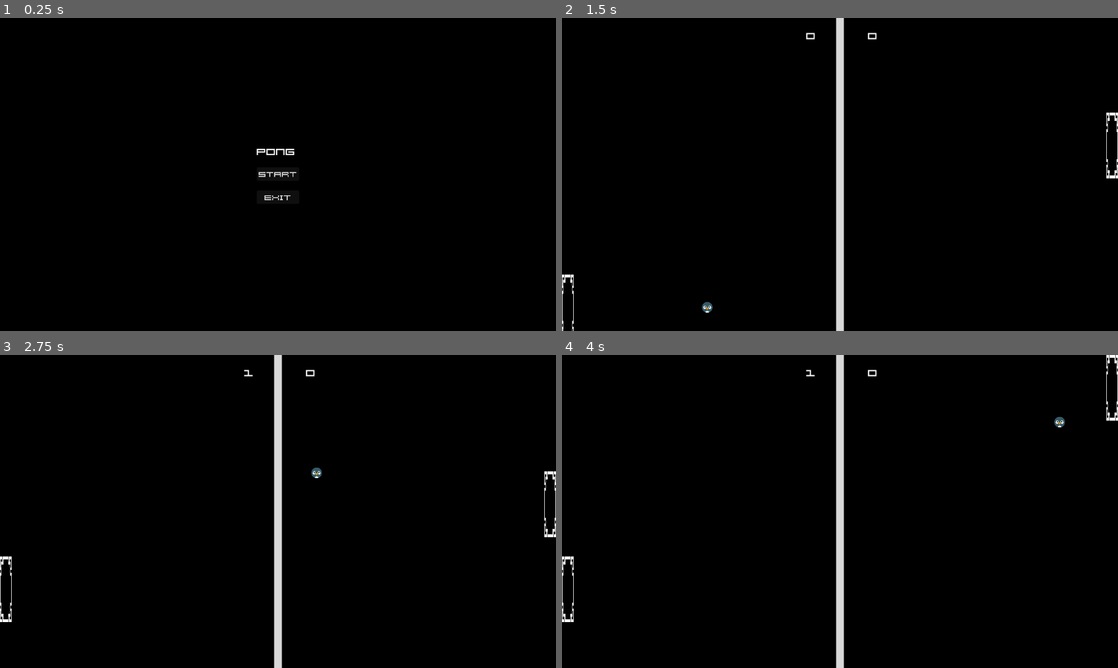
Above: before the commit, frames 1-4 (two rows, left to right).
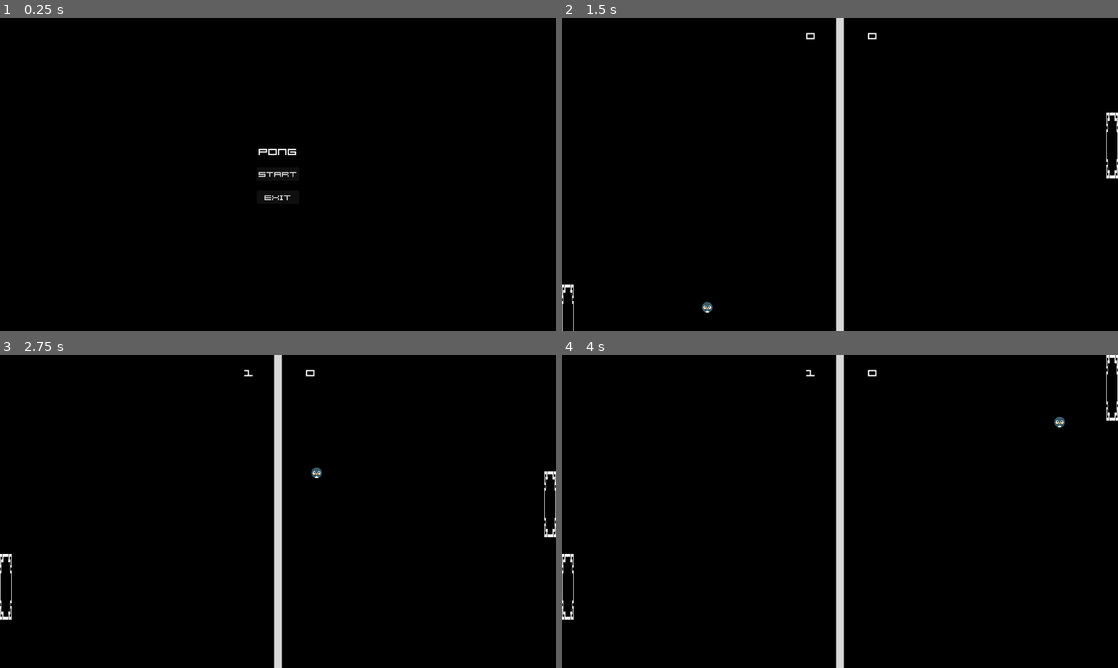
Above: after the commit, the same moments.

Repository: BliniMango/pong-1
Game: Godot game, scene res://scenes/main_menu.tscn
The game is run twice, just before and just after one commit, with the same random seed, the same clock (stepped at 60 frames per second) and the same inputs.
Inputs:
- Up to frame 1 (0.25 s): no input
- Up to frame 2 (1.5 s): click "Start" at 0.5 s; hold Up (ui_up) from 1.28 s (still down)
- Up to frame 3 (2.75 s): release Up (ui_up) at 2.03 s; hold Down (ui_down) from 2.03 s (still down)
- Up to frame 4 (4 s): release Down (ui_down) at 2.78 s; hold Up (ui_up) from 2.78 s (still down)

The runs differ from the first frame. In frame 1, less than 0.1% of the frame differs, in the area x 46-54%, y 41-44%; in frame 2, 0.1%; in frame 3, 0.1%, in the area x 0-3%, y 63-86%; in frame 4, 0.1%.
Error before the commit: Invalid access to property or key 'position' on a base object of type 'previously freed'. (res://scripts/cpu_paddle.gd:12)
Error after the commit: Invalid access to property or key 'position' on a base object of type 'previously freed'. (res://scripts/cpu_paddle.gd:13)

Commit message:
Paddle collision fix
Revamp the collision for the AI and Player paddle

Changed AI paddle to static body 2d

Diff:
--- a/scenes/cpu_paddle.tscn
+++ b/scenes/cpu_paddle.tscn
@@ -19,3 +19,13 @@
 [node name="CollisionShape2D" type="CollisionShape2D" parent="."]
 position = Vector2(12, 68)
 shape = SubResource("RectangleShape2D_qugl2")
+
+[node name="Area2D" type="Area2D" parent="."]
+collision_layer = 0
+collision_mask = 2
+
+[node name="CollisionShape2D2" type="CollisionShape2D" parent="Area2D"]
+position = Vector2(12, 68)
+shape = SubResource("RectangleShape2D_qugl2")
+
+[connection signal="body_entered" from="Area2D" to="." method="_on_area_2d_body_entered"]
--- a/scenes/main_menu.tscn
+++ b/scenes/main_menu.tscn
@@ -39,6 +39,8 @@
 theme_override_fonts/font = ExtResource("1_6j5m7")
 theme_override_font_sizes/font_size = 20
 text = "Pong"
+horizontal_alignment = 1
+vertical_alignment = 1
 
 [node name="Start" type="Button" parent="VBoxContainer"]
 layout_mode = 2
--- a/scenes/player_paddle.tscn
+++ b/scenes/player_paddle.tscn
@@ -6,7 +6,7 @@
 [sub_resource type="RectangleShape2D" id="RectangleShape2D_qugl2"]
 size = Vector2(24, 136)
 
-[node name="PlayerPaddle" type="StaticBody2D"]
+[node name="PlayerPaddle" type="CharacterBody2D"]
 script = ExtResource("1_pesku")
 
 [node name="Sprite2D" type="Sprite2D" parent="."]
@@ -14,6 +14,16 @@
 scale = Vector2(0.5, 2.83333)
 texture = ExtResource("2_gxqrf")
 
-[node name="CollisionShape2D" type="CollisionShape2D" parent="."]
+[node name="CollisionShape2D2" type="CollisionShape2D" parent="."]
 position = Vector2(12, 68)
 shape = SubResource("RectangleShape2D_qugl2")
+
+[node name="Area2D" type="Area2D" parent="."]
+collision_layer = 0
+collision_mask = 2
+
+[node name="CollisionShape2D" type="CollisionShape2D" parent="Area2D"]
+position = Vector2(12, 68)
+shape = SubResource("RectangleShape2D_qugl2")
+
+[connection signal="body_entered" from="Area2D" to="." method="_on_area_2d_body_entered"]
--- a/scripts/cpu_paddle.gd
+++ b/scripts/cpu_paddle.gd
@@ -1,9 +1,10 @@
 extends StaticBody2D
 
-@export var speed: float = 300
+@export var speed: float = 400
 @export var ball_path: NodePath
 
 var ball: CharacterBody2D
+var direction
 
 func _ready():
 	ball = get_node(ball_path)
@@ -15,3 +16,7 @@
 		position.y -= speed * delta
 	# to ensure the paddle stays within bounds
 	position.y = clamp(position.y, 0, 600 - $Sprite2D.texture.get_height())
+
+# bounces ball off cpu paddle
+func _on_area_2d_body_entered(body):
+	body.direction.x *= -1
--- a/scripts/player_paddle.gd
+++ b/scripts/player_paddle.gd
@@ -1,7 +1,11 @@
-extends StaticBody2D
+extends CharacterBody2D
 
 @export var speed = 300
 
+var direction
+
+
+# controls
 func _process(delta):
 	var velocity = Vector2.ZERO
 	if Input.is_action_pressed("ui_up"):
@@ -14,3 +18,7 @@
 	# make sure paddle stay in bounds
 	position.y = clamp(position.y, 0, 600 -
 	$Sprite2D.texture.get_height())
+
+# bounces ball off paddle
+func _on_area_2d_body_entered(body):
+	body.direction.x *= -1
